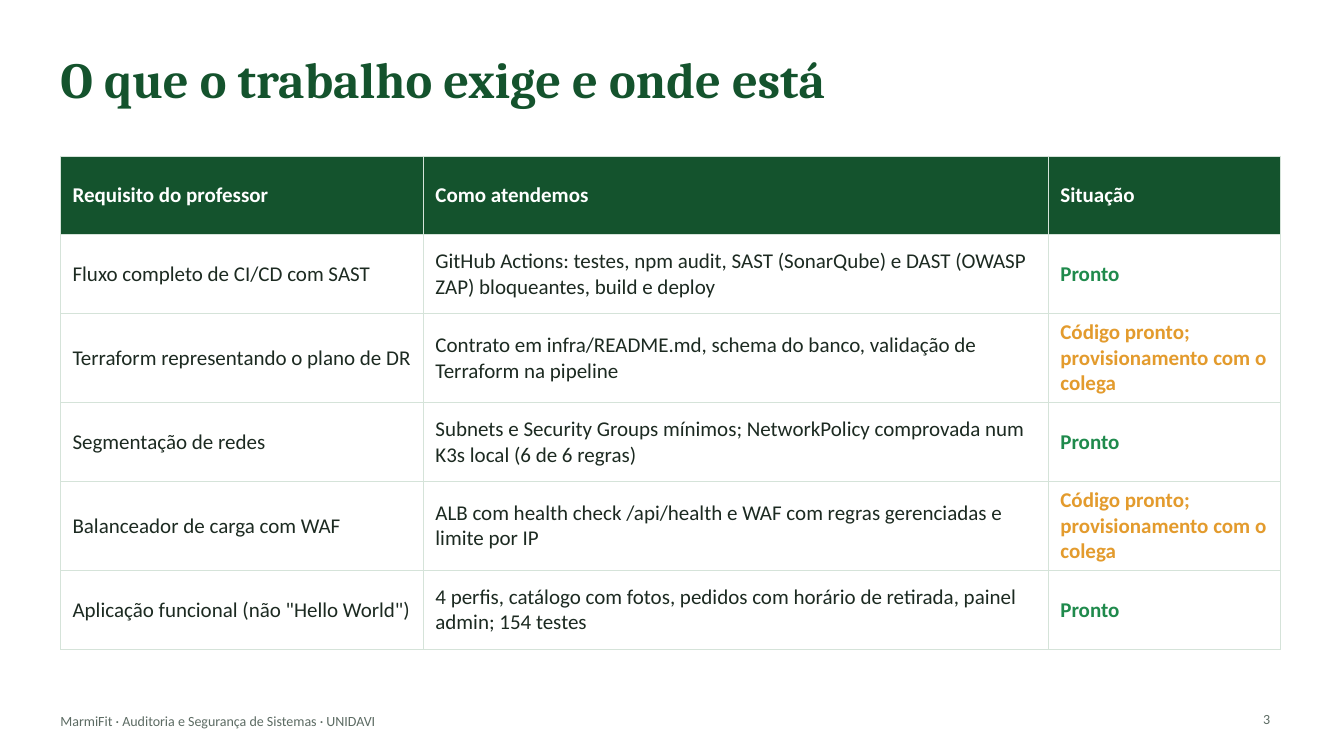
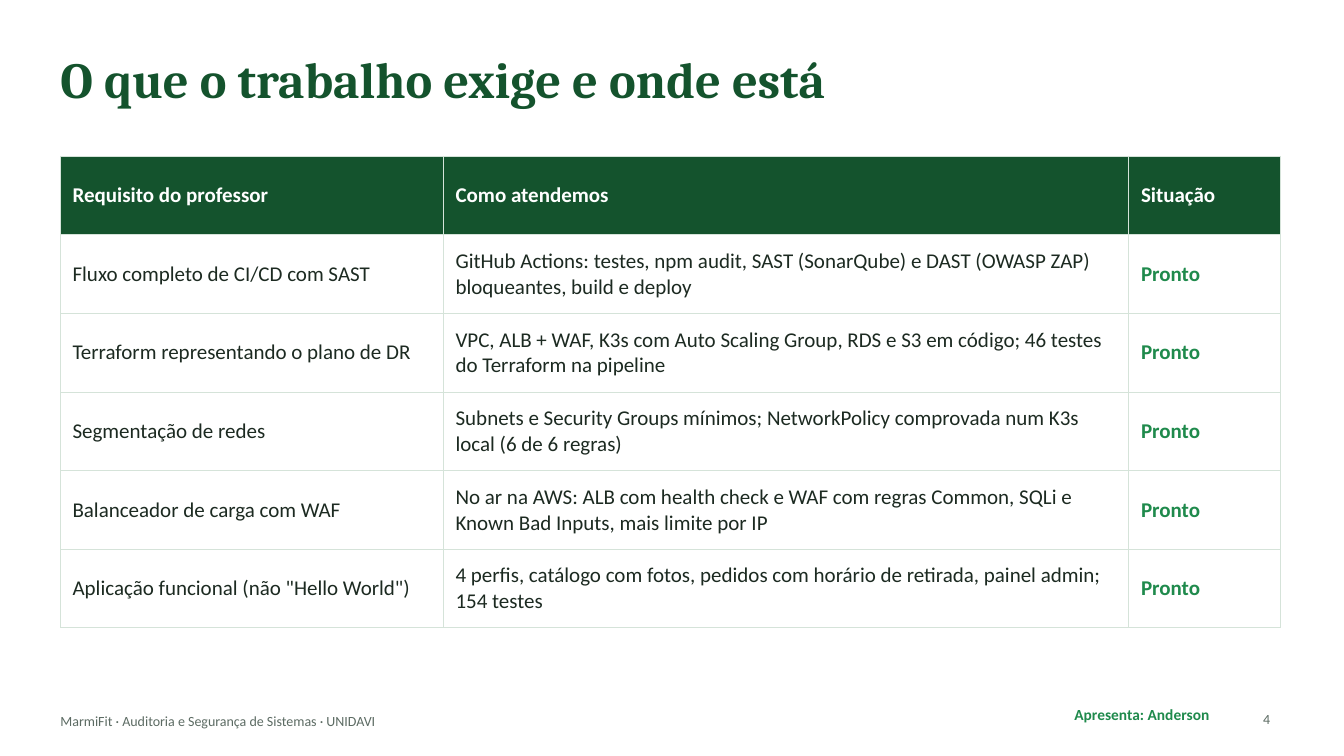
Before and after one commit to 1GustavoBorgonha1/aplicacao_tb_fnl_si, a slide deck: slide 4 of docs/apresentacao/MarmiFit-apresentacao.pptx (slide 3 before the commit). Drawn at 1344x756 pixels with LibreOffice and Linux fonts; fonts in the diff are those of the drawing. Boxes give left, top, right and bottom in pixels: in the first picture for what was removed or moved away, otherwise in the second. Text is boxed around its words. In the diff, an @@ line names an element or a change of style, - is before the commit and + after.

```diff
--- a/docs/apresentacao/MarmiFit-apresentacao.pptx
+++ b/docs/apresentacao/MarmiFit-apresentacao.pptx
@@ table at bbox=[60, 156, 1280, 612] @@
-row 3, column 2: Contrato em infra/README.md, schema do banco, validação de Terraform na pipeline
+row 3, column 2: VPC, ALB + WAF, K3s com Auto Scaling Group, RDS e S3 em código; 46 testes do Terraform na pipeline
-row 3, column 3: Código pronto; provisionamento com o colega
+row 3, column 3: Pronto
-row 5, column 2: ALB com health check /api/health e WAF com regras gerenciadas e limite por IP
+row 5, column 2: No ar na AWS: ALB com health check e WAF com regras Common, SQLi e Known Bad Inputs, mais limite por IP
-row 5, column 3: Código pronto; provisionamento com o colega
+row 5, column 3: Pronto
@@ text added at bbox=[1074, 709, 1210, 723], 11 pt, text #1F8A4C, bold @@
+Apresenta: Anderson
@@ page number at bbox=[1263, 715, 1270, 724]: text changed @@
-3
+4
```
Also in this commit, not shown: 16 other slides changed, 8 slides added.
